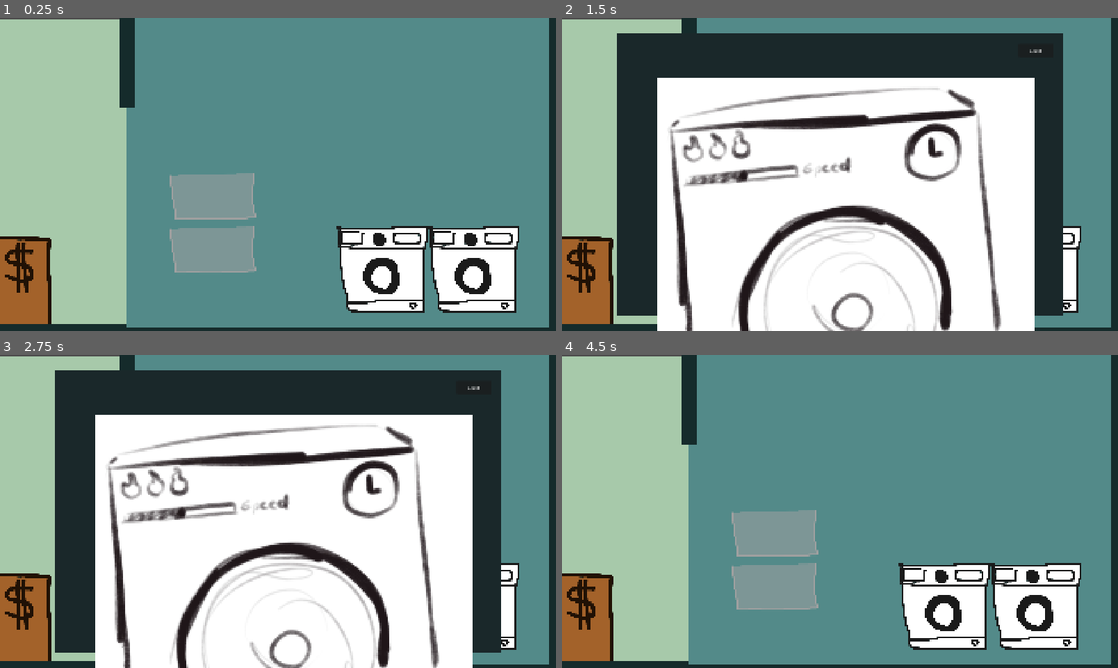
Above: before the commit, frames 1-4 (two rows, left to right).
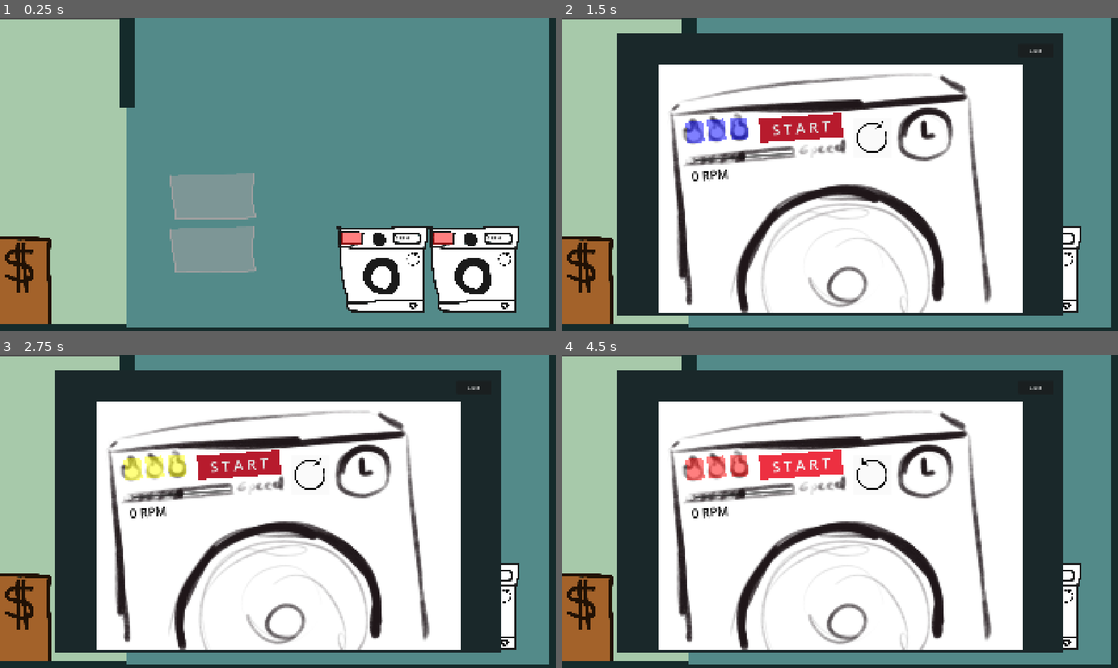
Above: after the commit, the same moments.

Repository: Scalamando/unslopping-machine
Game: Godot game, scene res://scenes/main.tscn
Two runs of this game, one before a commit and one after it. Both use one fixed random seed, a clock stepped at 60 frames per second and the inputs below.
Inputs (mouse positions are in pixels of both pictures, inside the frame that each line leads up to):
- Up to frame 1 (0.25 s): no input
- Up to frame 2 (1.5 s): tap Enter at 0.5 s; drag from (945, 237) to (584, 262) at 0.52 s; click (695, 130) at 1.27 s
- Up to frame 3 (2.75 s): click (155, 467) at 2.02 s
- Up to frame 4 (4.5 s): click (739, 464) at 2.77 s; click (873, 473) at 3.52 s; click "Close" (after the commit: "S T A R T") at 4.25 s

The runs differ from the first frame. In frame 1, 0.4% of the frame differs, in the area x 61-92%, y 68-80%; in frame 2, 25%; in frame 3, 25%; in frame 4, 68%, in the area x 9-92%, y 4-96%.

Commit message:
feat: washing machine ui

Diff:
--- a/data/WashingInstructions.gd
+++ b/data/WashingInstructions.gd
@@ -5,5 +5,5 @@
 enum Temperature {cold = 10, medium = 30, hot = 120}
 
 @export var speed : int
-@export var temperature : Temperature = 30 as Temperature
+@export var temperature : Temperature = Temperature.hot
 @export var direction : Direction
--- a/entities/washing_machine.gd
+++ b/entities/washing_machine.gd
@@ -1,11 +1,60 @@
 class_name WashingMashine
 extends Area2D
 
-var settings : WaschingInstruction #ToDo default settings
+enum Direction {clockwise, counterclockwise}
+
+@onready var temperature_rect: ColorRect = %TemperatureRect
+@onready var speed_label: Label = %SpeedLabel
+@onready var direction_texture_rect: TextureRect = %DirectionTextureRect
+
+const DIR_CLOCKWISE = preload("uid://bl0cqry5dllwh")
+const DIR_COUNTERCLOCKWISE = preload("uid://cjjdrak1g00mr")
+
+@export var speed : int :
+	get: return speed
+	set(value):
+		speed = value
+		_set_speed_label(value)
+
+@export var temperature : WaschingInstruction.Temperature = WaschingInstruction.Temperature.hot :
+	get: return temperature
+	set(value):
+		temperature = value
+		_set_temperature_rect(value)
+
+@export var direction : Direction = Direction.clockwise :
+	get: return direction
+	set(value):
+		direction = value
+		_set_direction_texture_rect(value)
+
+func _ready() -> void:
+	_set_speed_label(speed)
+	_set_temperature_rect(temperature)
+	_set_direction_texture_rect(direction)
 
 func _on_settings_input_event(_viewport: Node, event: InputEvent, _shape_idx: int) -> void:
 	if (event is InputEventMouseButton):
 		if (event.button_index == MouseButton.MOUSE_BUTTON_LEFT):
 			UiManager.show_washing_mashine_settings(self)
 
+func _set_speed_label(value : int) -> void:
+	speed_label.text = str(value) + " RPM"
+
+func _set_temperature_rect(value : WaschingInstruction.Temperature) -> void:
+	match value:
+		WaschingInstruction.Temperature.cold:
+			temperature_rect.color = Color(0, 0, 255, 0.5)
+		WaschingInstruction.Temperature.medium:
+			temperature_rect.color = Color(255, 128, 0, 0.5)
+		WaschingInstruction.Temperature.hot:
+			temperature_rect.color = Color(255, 0, 0, 0.5)
+
+func _set_direction_texture_rect(value : Direction) -> void:
+	match value:
+		Direction.clockwise:
+			direction_texture_rect.texture = DIR_CLOCKWISE
+		Direction.counterclockwise:
+			direction_texture_rect.texture = DIR_COUNTERCLOCKWISE
+
 #TODO Flusensieb
--- a/entities/washing_machine.tscn
+++ b/entities/washing_machine.tscn
@@ -45,6 +45,9 @@
 [sub_resource type="RectangleShape2D" id="RectangleShape2D_0j7jy"]
 size = Vector2(292, 72)
 
+[sub_resource type="LabelSettings" id="LabelSettings_rcsmu"]
+font_color = Color(0.0253638, 0.0253638, 0.025363795, 1)
+
 [node name="WaschingMachine" type="Area2D" unique_id=875701637]
 script = ExtResource("1_cltil")
 
@@ -90,4 +93,36 @@
 position = Vector2(0, -106)
 shape = SubResource("RectangleShape2D_0j7jy")
 
+[node name="UI" type="Control" parent="." unique_id=892593718]
+layout_mode = 3
+anchors_preset = 0
+
+[node name="TemperatureRect" type="ColorRect" parent="UI" unique_id=881573715]
+unique_name_in_owner = true
+layout_mode = 0
+offset_left = -138.0
+offset_top = -128.0
+offset_right = -71.0
+offset_bottom = -88.0
+
+[node name="SpeedLabel" type="Label" parent="UI" unique_id=843787642]
+unique_name_in_owner = true
+layout_mode = 0
+offset_left = 48.0
+offset_top = -119.0
+offset_right = 130.0
+offset_bottom = -94.0
+text = "0 RPM"
+label_settings = SubResource("LabelSettings_rcsmu")
+
+[node name="DirectionTextureRect" type="TextureRect" parent="UI" unique_id=1946772952]
+unique_name_in_owner = true
+layout_mode = 0
+offset_left = 81.0
+offset_top = -62.0
+offset_right = 136.69183
+offset_bottom = -7.0
+expand_mode = 3
+stretch_mode = 5
+
 [connection signal="input_event" from="Settings" to="." method="_on_settings_input_event"]
--- a/ui/wasch_maschine_settings.tscn
+++ b/ui/wasch_maschine_settings.tscn
@@ -2,6 +2,25 @@
 
 [ext_resource type="Texture2D" uid="uid://biqlv4e8lh0px" path="res://assets/wasching-machine-settings.png" id="1_dkjvl"]
 [ext_resource type="Script" uid="uid://cf0ov6lsiwile" path="res://ui/wasch_maschine_settings_ui.gd" id="1_j6sok"]
+
+[sub_resource type="LabelSettings" id="LabelSettings_j6sok"]
+font_size = 42
+font_color = Color(0, 0, 0, 1)
+
+[sub_resource type="StyleBoxFlat" id="StyleBoxFlat_j6sok"]
+bg_color = Color(0.96, 0.96, 0.96, 0.5019608)
+
+[sub_resource type="StyleBoxFlat" id="StyleBoxFlat_yxm6p"]
+bg_color = Color(0.7, 0.7, 0.7, 0.5019608)
+
+[sub_resource type="StyleBoxFlat" id="StyleBoxFlat_rcsmu"]
+bg_color = Color(0.7196813, 0.106725834, 0.17738768, 1)
+
+[sub_resource type="StyleBoxFlat" id="StyleBoxFlat_hp7ux"]
+bg_color = Color(0.5086176, 0.058313325, 0.11161379, 1)
+
+[sub_resource type="StyleBoxFlat" id="StyleBoxFlat_kyslo"]
+bg_color = Color(0.9282533, 0.18773845, 0.25566742, 1)
 
 [node name="WaschMaschineSettings" type="Control" unique_id=1979839577]
 layout_mode = 3
@@ -27,11 +46,11 @@
 color = Color(0.10283541, 0.15565357, 0.16642243, 1)
 
 [node name="WaschingMachineSettings" type="Sprite2D" parent="." unique_id=1768994128]
-position = Vector2(39.999973, 142.00003)
-scale = Vector2(1.9086134, 1.9086134)
+position = Vector2(22.999977, 68.00001)
+scale = Vector2(1.8503535, 1.7904414)
 texture = ExtResource("1_dkjvl")
 
-[node name="Button" type="Button" parent="." unique_id=1038874098]
+[node name="CloseButton" type="Button" parent="." unique_id=1038874098]
 layout_mode = 0
 offset_left = 637.0
 offset_top = -431.0
@@ -40,4 +59,114 @@
 text = "Close
 "
 
-[connection signal="pressed" from="Button" to="." method="_on_button_pressed"]
+[node name="SpeedSlider" type="HSlider" parent="." unique_id=1722497373]
+unique_name_in_owner = true
+layout_mode = 1
+anchors_preset = -1
+anchor_left = -12.475
+anchor_top = -1.0
+anchor_right = -12.475
+anchor_bottom = -0.975
+offset_left = -1.0
+offset_top = -3.0
+offset_right = 355.32233
+offset_bottom = 29.184113
+rotation = -0.071402654
+max_value = 3600.0
+step = 100.0
+rounded = true
+tick_count = 15
+
+[node name="SpeedLabel" type="Label" parent="SpeedSlider" unique_id=1213575725]
+unique_name_in_owner = true
+layout_mode = 1
+anchors_preset = -1
+anchor_left = 0.032
+anchor_top = 0.5
+anchor_right = 0.032
+anchor_bottom = 0.5
+offset_left = -8.413967
+offset_top = 25.728977
+offset_right = 31.586035
+offset_bottom = 48.728973
+text = "0 RPM"
+label_settings = SubResource("LabelSettings_j6sok")
+
+[node name="TemperatureButtons" type="Control" parent="." unique_id=866505187]
+unique_name_in_owner = true
+anchors_preset = 0
+offset_right = 40.0
+offset_bottom = 40.0
+
+[node name="Cold" type="Button" parent="TemperatureButtons" unique_id=1167156892]
+unique_name_in_owner = true
+layout_mode = 1
+anchors_preset = -1
+anchor_left = -12.251
+anchor_top = -2.9120002
+anchor_right = -12.251
+anchor_bottom = -2.9120002
+offset_left = -23.959991
+offset_top = -43.51999
+offset_right = 35.04001
+offset_bottom = 30.480011
+rotation = -0.1090766
+
+[node name="Medium" type="Button" parent="TemperatureButtons" unique_id=585404810]
+unique_name_in_owner = true
+layout_mode = 1
+anchors_preset = -1
+anchor_left = -12.251
+anchor_top = -2.9120002
+anchor_right = -12.251
+anchor_bottom = -2.9120002
+offset_left = 51.04001
+offset_top = -50.51999
+offset_right = 110.04001
+offset_bottom = 23.480011
+rotation = -0.107048094
+
+[node name="Hot" type="Button" parent="TemperatureButtons" unique_id=1545301610]
+unique_name_in_owner = true
+layout_mode = 1
+anchors_preset = -1
+anchor_left = -12.251
+anchor_top = -2.9120002
+anchor_right = -12.251
+anchor_bottom = -2.9120002
+offset_left = 129.04001
+offset_top = -56.51999
+offset_right = 188.04001
+offset_bottom = 17.480011
+rotation = -0.08419622
+
+[node name="DirectionButton" type="Button" parent="." unique_id=1951405259]
+unique_name_in_owner = true
+layout_mode = 0
+offset_left = 64.0
+offset_top = -173.0
+offset_right = 197.0
+offset_bottom = -38.0
+theme_override_styles/normal = SubResource("StyleBoxFlat_j6sok")
+theme_override_styles/hover = SubResource("StyleBoxFlat_yxm6p")
+expand_icon = true
+
+[node name="Button" type="Button" parent="." unique_id=908637153]
+layout_mode = 0
+offset_left = -260.0
+offset_top = -173.0
+offset_right = 26.0
+offset_bottom = -90.0
+rotation = -0.064937696
+theme_override_font_sizes/font_size = 50
+theme_override_styles/normal = SubResource("StyleBoxFlat_rcsmu")
+theme_override_styles/pressed = SubResource("StyleBoxFlat_hp7ux")
+theme_override_styles/hover = SubResource("StyleBoxFlat_kyslo")
+text = "S T A R T"
+
+[connection signal="pressed" from="CloseButton" to="." method="_on_button_pressed"]
+[connection signal="value_changed" from="SpeedSlider" to="." method="_on_speed_value_changed"]
+[connection signal="pressed" from="TemperatureButtons/Cold" to="." method="_on_cold_pressed"]
+[connection signal="pressed" from="TemperatureButtons/Medium" to="." method="_on_medium_pressed"]
+[connection signal="pressed" from="TemperatureButtons/Hot" to="." method="_on_hot_pressed"]
+[connection signal="pressed" from="DirectionButton" to="." method="_on_direction_button_pressed"]
--- a/ui/wasch_maschine_settings_ui.gd
+++ b/ui/wasch_maschine_settings_ui.gd
@@ -1,13 +1,84 @@
 class_name WashingMachineSettingsUI
 extends Control
+
+var current_washing_machine : WashingMashine
+
+var button_style : StyleBoxFlat = StyleBoxFlat.new()
+
+@onready var speed_slider: HSlider = %SpeedSlider
+@onready var speed_label: Label = %SpeedLabel
+
+@onready var temperature_cold_button: Button = %Cold
+@onready var temperature_medium_button: Button = %Medium
+@onready var temperature_hot_button: Button = %Hot
+
+@onready var direction_button: Button = %DirectionButton
+
+const DIR_CLOCKWISE = preload("uid://bl0cqry5dllwh")
+const DIR_COUNTERCLOCKWISE = preload("uid://cjjdrak1g00mr")
+
 
 func _ready() -> void:
 	UiManager.washing_maschine_ui = self # register with UiManager
 
+	temperature_cold_button.add_theme_stylebox_override("normal", button_style)
+	temperature_medium_button.add_theme_stylebox_override("normal", button_style)
+	temperature_hot_button.add_theme_stylebox_override("normal", button_style)
+
+	temperature_cold_button.add_theme_stylebox_override("hover", button_style)
+	temperature_medium_button.add_theme_stylebox_override("hover", button_style)
+	temperature_hot_button.add_theme_stylebox_override("hover", button_style)
+
 func init(washing_machine : WashingMashine) -> void:
-	pass
-	#TODO display settings
+	current_washing_machine = washing_machine
+
+	match current_washing_machine.temperature:
+		WaschingInstruction.Temperature.cold:
+			_on_cold_pressed()
+		WaschingInstruction.Temperature.medium:
+			_on_medium_pressed()
+		WaschingInstruction.Temperature.hot:
+			_on_hot_pressed()
+
+	match current_washing_machine.direction:
+		WashingMashine.Direction.clockwise:
+			direction_button.add_theme_icon_override("icon", DIR_CLOCKWISE)
+		WashingMashine.Direction.counterclockwise:
+			direction_button.add_theme_icon_override("icon", DIR_COUNTERCLOCKWISE)
+
+	speed_slider.value = float(current_washing_machine.speed)
+	_on_speed_value_changed(float(current_washing_machine.speed))
 
 
 func _on_button_pressed() -> void:
 	UiManager.hide_washing_machine_settings()
+
+
+func _on_cold_pressed() -> void:
+	current_washing_machine.temperature = WaschingInstruction.Temperature.cold
+	button_style.bg_color = Color(0, 0, 255, 0.5)
+
+
+func _on_medium_pressed() -> void:
+	current_washing_machine.temperature = WaschingInstruction.Temperature.medium
+	button_style.bg_color = Color(255, 128, 0, 0.5)
+
+
+func _on_hot_pressed() -> void:
+	current_washing_machine.temperature = WaschingInstruction.Temperature.hot
+	button_style.bg_color = Color(255, 0, 0, 0.5)
+
+
+func _on_speed_value_changed(value: float) -> void:
+	current_washing_machine.speed = round(value)
+	speed_label.text = str(current_washing_machine.speed) + " RPM"
+
+
+func _on_direction_button_pressed() -> void:
+	match current_washing_machine.direction:
+		WashingMashine.Direction.clockwise:
+			current_washing_machine.direction = WashingMashine.Direction.counterclockwise
+			direction_button.add_theme_icon_override("icon", DIR_COUNTERCLOCKWISE)
+		WashingMashine.Direction.counterclockwise:
+			current_washing_machine.direction = WashingMashine.Direction.clockwise
+			direction_button.add_theme_icon_override("icon", DIR_CLOCKWISE)
Binary file added: assets/washing_instructions_icons/dir-both.png
Not shown, added: assets/washing_instructions_icons/dir-both.png.import
Binary file added: assets/washing_instructions_icons/dir-clockwise.png
Not shown, added: assets/washing_instructions_icons/dir-clockwise.png.import
Binary file added: assets/washing_instructions_icons/dir-counterclockwise.png
Not shown, added: assets/washing_instructions_icons/dir-counterclockwise.png.import
